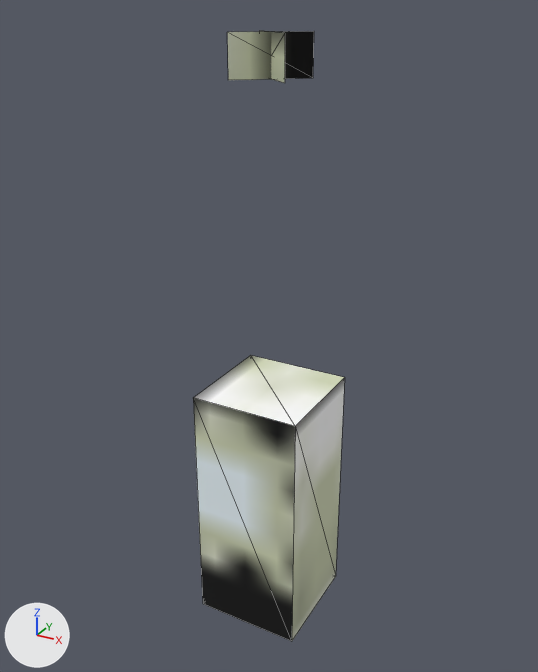
One commit to the OBJ model assets/models/block/candle_min.obj: the scene before it, then after it.
Before and after are seen from a 50 mm camera at (0.535, -0.98, 0.523) aimed at (-0.009, 0.01, 0.028). Lighting does not change. The marker at lower left points along +X, +Y and +Z. Mesh edges are drawn as thin lines. Where no turn or scale is listed for an object, it has been applied to the vertices.
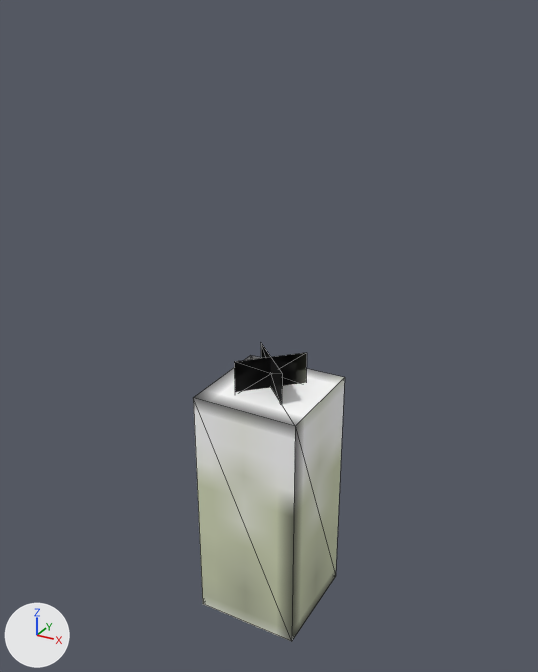
The newer file is also turned or shifted as a whole; pictures and numbers use the older file's frame.

Diff of the bpy script that builds the scene:
```diff
--- a/assets/models/block/candle_min.obj.py
+++ b/assets/models/block/candle_min.obj.py
@@ me_cube @@
 me_cube.from_pydata(...)  # 8 vertices, 12 faces; spans x -0.094..0.094, y -0.094..0.094, z -0.498..-0.061
 # used by ob_cube; location = (0.0, 0.0, 0.0)
+# me_cube part 1: texture (UV) coordinates of 12 of 12 faces, centred in x -0.094..0.094, y -0.094..0.094, z -0.498..-0.061, changed; they spanned u 0.0..0.53, v 0.41..1.0 and now span u 0.28..0.56, v 0.44..1.0
 me_cube.materials.append(mat_m_e55bc3fd_0c7c_c79b_1ee5_85a967238401)
@@ me_cube_002 @@
+me_cube_002.from_pydata(...)  # 4 vertices, 4 faces; spans x -0.0442..0.0442, y -0.0442..0.0442, z -0.0686..-0.0061
+me_cube_002.materials.append(mat_m_e55bc3fd_0c7c_c79b_1ee5_85a967238401)  # picture img_texture_png
@@ me_cube_001 @@
+me_cube_001.from_pydata(...)  # 4 vertices, 4 faces; spans x -0.0442..0.0442, y -0.0442..0.0442, z -0.0686..-0.0061
+me_cube_001.materials.append(mat_m_e55bc3fd_0c7c_c79b_1ee5_85a967238401)  # picture img_texture_png
@@ ob_plane @@
-ob_plane = bpy.data.objects.new('plane', me_plane)
-ob_plane.location = (0.0, 0.0, 0.0)
@@ ob_plane_001 @@
-ob_plane_001 = bpy.data.objects.new('plane.001', me_plane_001)
-ob_plane_001.location = (0.0, 0.0, 0.0)
@@ ob_cube_002 @@
+ob_cube_002 = bpy.data.objects.new('cube.002', me_cube_002)
+ob_cube_002.location = (0.0, 0.0, 0.002)
@@ ob_cube_001 @@
+ob_cube_001 = bpy.data.objects.new('cube.001', me_cube_001)
+ob_cube_001.location = (0.0, 0.0, 0.002)
```

Boxes [x1, y1, x2, y2] around the edits, measured in the pictures (538 x 672 px):
'plane.001', deleted
    before: [227, 31, 314, 80]
'cube.002', added (black)
    after: [234, 353, 307, 392]
'plane', deleted
    before: [259, 30, 285, 83]
'cube.001', added (black)
    after: [261, 343, 282, 404]
part 1 of me_cube, surface changed
    both: [193, 355, 345, 641]
